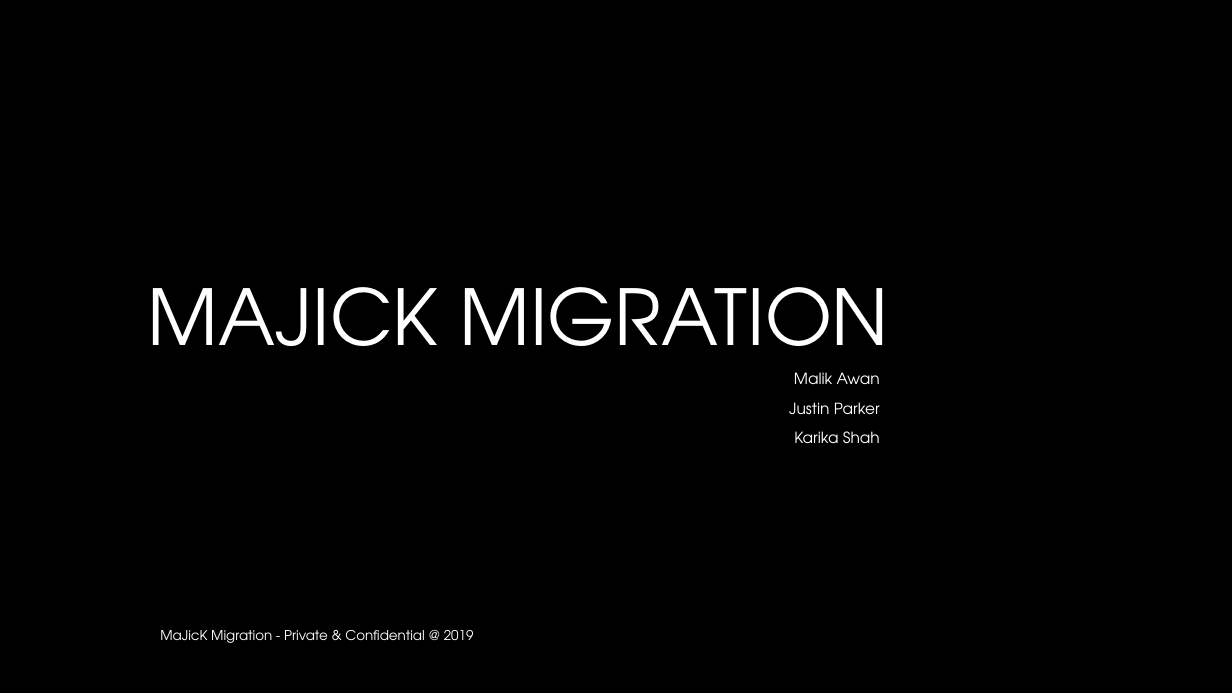
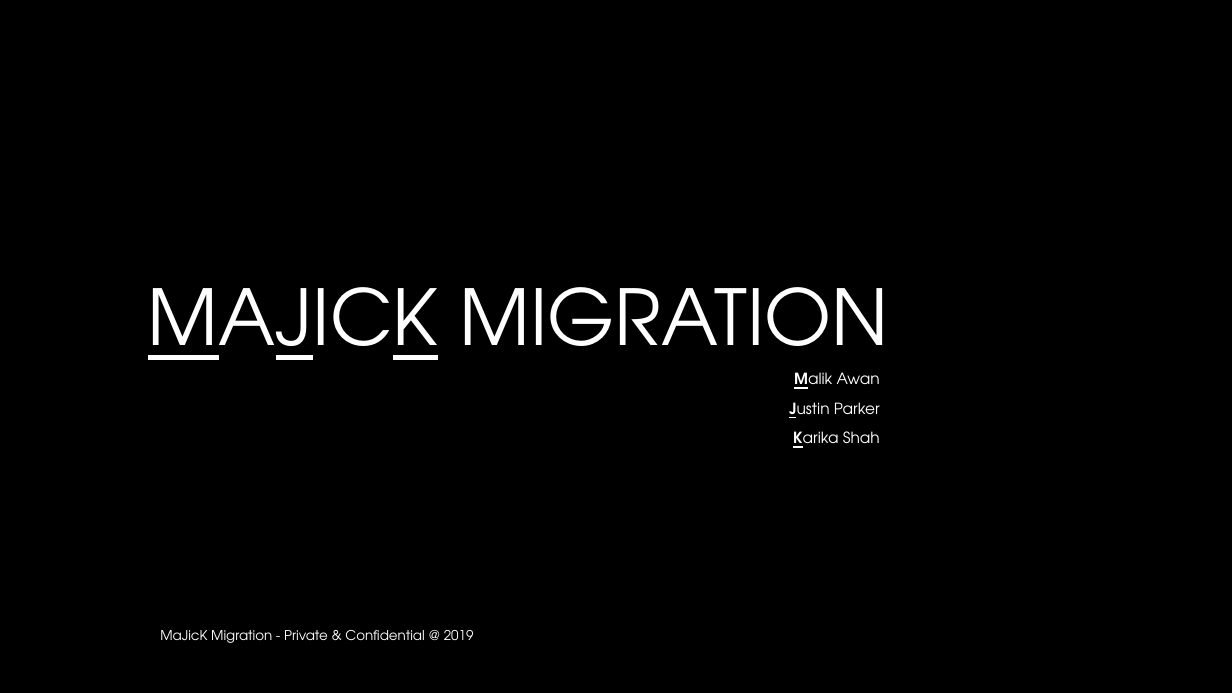
Before and after one commit to trivial-vector/Majick-Migration, a slide deck: slide 1 of Analysis/MaJicK Migration.pptx. Drawn at 1232x693 pixels with LibreOffice and Linux fonts; fonts in the diff are those of the drawing; background and template pictures are left out. Boxes give left, top, right and bottom in pixels: in the first picture for what was removed or moved away, otherwise in the second. Text is boxed around its words. In the diff, an @@ line names an element or a change of style, - is before the commit and + after.

```diff
--- a/Analysis/MaJicK Migration.pptx
+++ b/Analysis/MaJicK Migration.pptx
@@ title "MAJICK MIGRATION" at bbox=[148, 287, 889, 380]: underline on in "MAJICK" @@
@@ subtitle "Malik Awan" at bbox=[789, 372, 880, 448]: bold on, underline on in "Malik", "Justin", "Karika" @@
```
Also in this commit, not shown: 10 other slides changed, 1 other file.
